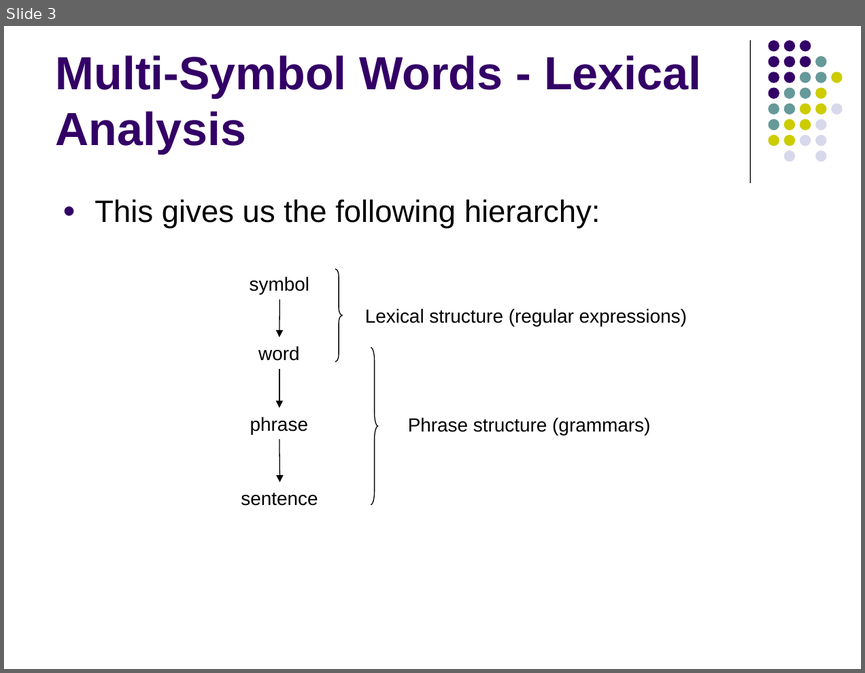
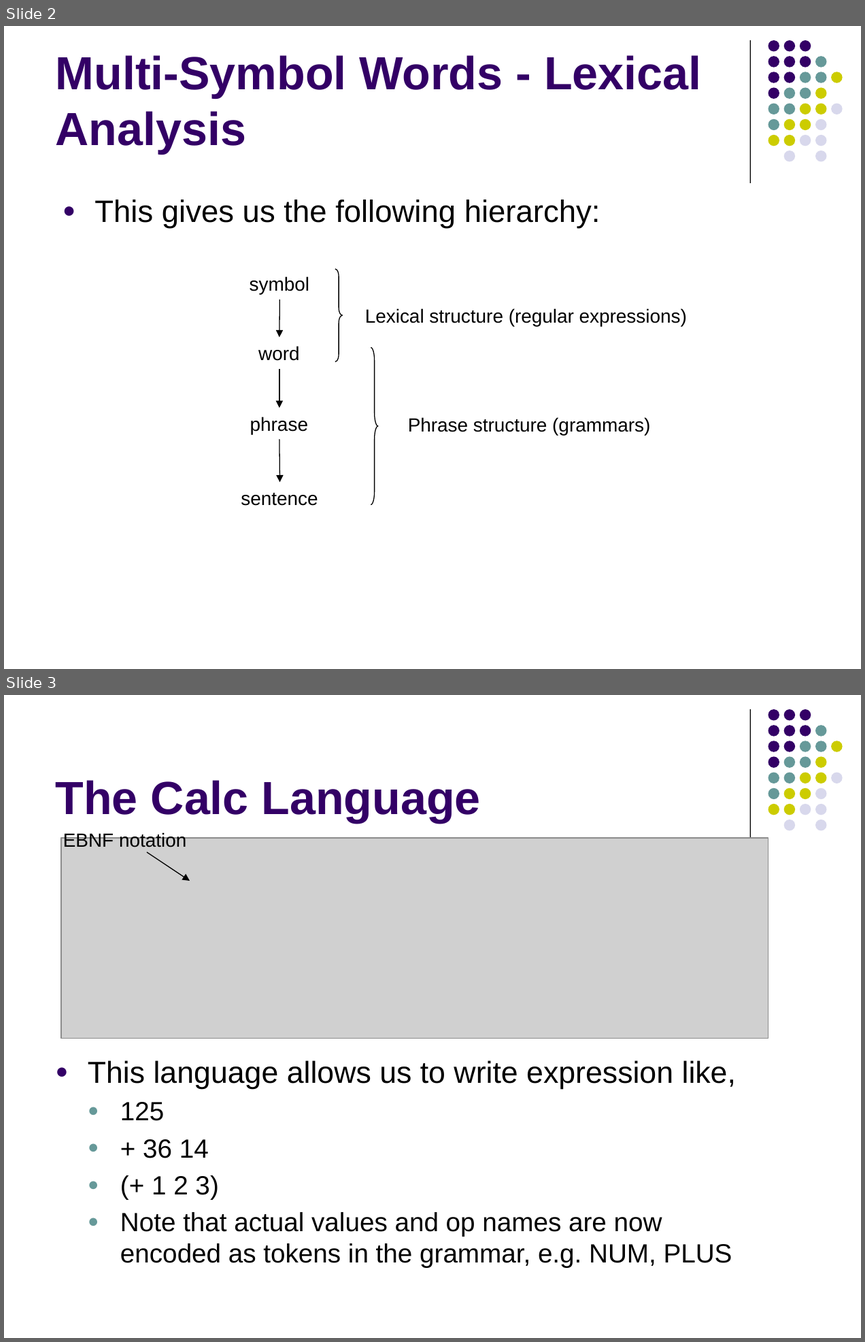
Before and after one commit to lutzhamel/CSC402, a slide deck: notes/csc402-ln004.pptx. Shown one above the other, each under a label of ours: slide 3 before the commit, slides 2 and 3 after it. The pictures are 865x673 and 865x1342 pixels, drawn with LibreOffice and Linux fonts; fonts in the diff are those of the drawing; grey boxes stand for pictures. Boxes give left, top, right and bottom in pixels: in the first picture for what was removed or moved away, otherwise in the second. Text is boxed around its words. In the diff, an @@ line names an element or a change of style, - is before the commit and + after.

```diff
--- a/notes/csc402-ln004.pptx
+++ b/notes/csc402-ln004.pptx
@@ slide 3 added at [4, 695, 861, 1338], background #FFFFFF; not listed: 32 template elements that a slide beside it also shows @@
@@ title added at [56, 780, 481, 823], 39 pt, text #330066, bold @@
+The Calc Language
@@ text added at [63, 832, 186, 847], 16 pt, text #000000 @@
+EBNF notation
@@ picture added at [61, 838, 768, 1038] @@
@@ arrow added from (147, 852) to (190, 881), #000000 0.75 pt @@
@@ text added at [88, 1060, 736, 1268], 22.1 pt, text #000000 @@
+● This language allows us to write expression like,
+  ● 125
+  ● + 36 14
+  ● (+ 1 2 3)
+  ● Note that actual values and op names are now encoded as tokens in the grammar, e.g. NUM, PLUS
@@ what was slide 3 is now slide 2 @@
```
Also in this commit, not shown: 3 slides changed, 11 other slides added, 31 slides removed, 2 other files.
